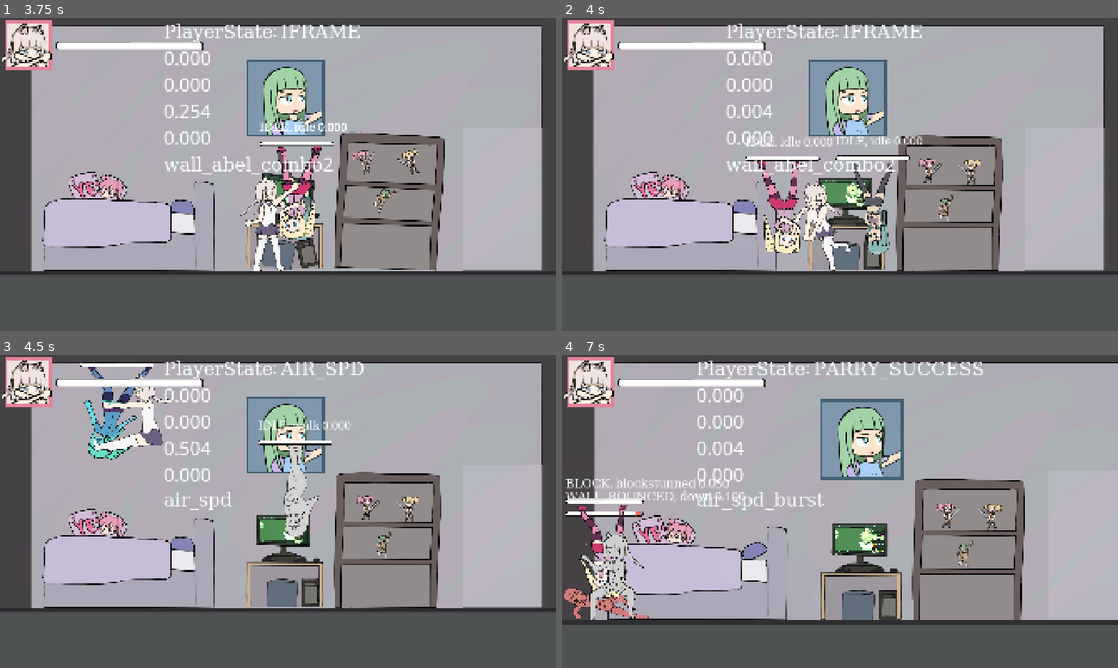
Above: before the commit, frames 1-4 (two rows, left to right).
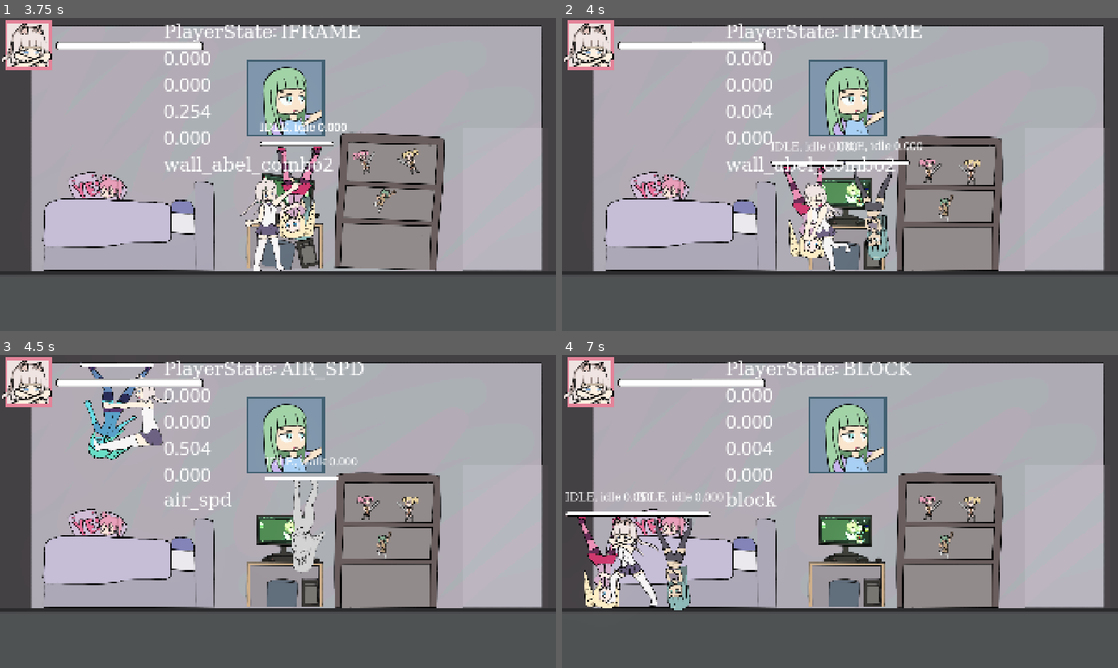
Above: after the commit, the same moments.

Repository: BeatMil/AnimuFight
Game: Godot game, scene res://scenes/stage01.tscn
Same seed, same stepped clock (60 frames per second), same inputs: the game is played once before the commit and once after it. This scene is started directly instead of the project's main scene.
Inputs (mouse positions are in pixels of both pictures, inside the frame that each line leads up to):
- Up to frame 1 (3.75 s): tap Enter (ui_accept) at 0.5, 0.77, 1.52, 3.02 s; move the mouse to (400, 158) at 0.52 s; hold D (right) 0.53-2.03 s; tap U (grab) at 0.6, 1.55, 2.3, 3.05, 3.6 s; click (400, 158) at 0.67 s; move the mouse to (166, 190) at 1.27 s; tap Space (block) at 1.35 s; move the mouse to (333, 105) at 2.02 s; hold A (left) 2.03-2.78 s; hold L (dodge) 2.03-2.78 s; move the mouse to (250, 237) at 2.77 s; hold D (right) from 2.78 s (still down); tap , (execute) at 2.85 s; click (250, 237) at 2.92 s; move the mouse to (444, 221) at 3.52 s
- Up to frame 2 (4 s): keep holding D (right); tap Enter (ui_accept) at 3.77 s
- Up to frame 3 (4.5 s): move the mouse to (111, 464) at 4.27 s; release D (right) at 4.28 s; hold A (left) from 4.28 s (still down); tap J (hp) at 4.35 s
- Up to frame 4 (7 s): tap Enter (ui_accept) at 4.52, 6.02, 6.77 s; tap U (grab) at 4.55, 5.3, 5.85, 6.8 s; move the mouse to (867, 511) at 5.02 s; release A (left) at 5.03 s; hold D (right) 5.03-5.78 s; hold K (lp) 5.03-5.78 s; click (867, 511) at 5.17 s; move the mouse to (756, 433) at 5.77 s; hold A (left) from 5.78 s (still down); move the mouse to (962, 495) at 6.52 s; hold Space (block) from 6.53 s (still down)

Frame 1 is identical in both runs. In frame 2, 3.8% of the frame differs, in the area x 33-65%, y 37-78%; in frame 3, 2.0%; in frame 4, 30%, in the area x 0-100%, y 1-87%.

Commit message:
Fix abel_wall_combo enemy throw range

Diff:
--- a/nodes/player.tscn
+++ b/nodes/player.tscn
@@ -42,6 +42,33 @@
 [ext_resource type="AudioStream" uid="uid://u73y4q7hfepr" path="res://media/sfxs/PunchAttack6.wav" id="38_fw64u"]
 [ext_resource type="AudioStream" uid="uid://b6w8h4ewoy3of" path="res://media/sfxs/PunchAttack3.wav" id="39_3pser"]
 
+[sub_resource type="Animation" id="Animation_df04m"]
+length = 0.001
+tracks/0/type = "value"
+tracks/0/imported = false
+tracks/0/enabled = true
+tracks/0/path = NodePath(".:self_modulate")
+tracks/0/interp = 1
+tracks/0/loop_wrap = true
+tracks/0/keys = {
+"times": PackedFloat32Array(0),
+"transitions": PackedFloat32Array(1),
+"update": 0,
+"values": [Color(1, 1, 1, 1)]
+}
+tracks/1/type = "value"
+tracks/1/imported = false
+tracks/1/enabled = true
+tracks/1/path = NodePath(".:offset")
+tracks/1/interp = 1
+tracks/1/loop_wrap = true
+tracks/1/keys = {
+"times": PackedFloat32Array(0),
+"transitions": PackedFloat32Array(1),
+"update": 0,
+"values": [Vector2(0, 0)]
+}
+
 [sub_resource type="Animation" id="Animation_g1v0p"]
 resource_name = "hitted"
 length = 0.250004
@@ -69,33 +96,6 @@
 "transitions": PackedFloat32Array(1, 1, 1, 1, 1, 1),
 "update": 0,
 "values": [Vector2(-5, -5), Vector2(3, -2), Vector2(-5, -4), Vector2(-3, 0), Vector2(-2, 1), Vector2(0, 0)]
-}
-
-[sub_resource type="Animation" id="Animation_df04m"]
-length = 0.001
-tracks/0/type = "value"
-tracks/0/imported = false
-tracks/0/enabled = true
-tracks/0/path = NodePath(".:self_modulate")
-tracks/0/interp = 1
-tracks/0/loop_wrap = true
-tracks/0/keys = {
-"times": PackedFloat32Array(0),
-"transitions": PackedFloat32Array(1),
-"update": 0,
-"values": [Color(1, 1, 1, 1)]
-}
-tracks/1/type = "value"
-tracks/1/imported = false
-tracks/1/enabled = true
-tracks/1/path = NodePath(".:offset")
-tracks/1/interp = 1
-tracks/1/loop_wrap = true
-tracks/1/keys = {
-"times": PackedFloat32Array(0),
-"transitions": PackedFloat32Array(1),
-"update": 0,
-"values": [Vector2(0, 0)]
 }
 
 [sub_resource type="AnimationLibrary" id="AnimationLibrary_tiirf"]
--- a/scripts/base_character.gd
+++ b/scripts/base_character.gd
@@ -443,9 +443,9 @@
 		self.air_throw_follow_pos = _attacker.give_wall_throw_pos()
 		await get_tree().create_timer(0.32).timeout
 		if _attacker.sprite_2d.flip_h:
-			_push_direct(Vector2(-900, -200))
+			_push_direct(Vector2(-600, -150))
 		else:
-			_push_direct(Vector2(900, -200))
+			_push_direct(Vector2(600, -150))
 		self.air_throw_follow_pos = null
 
 	## Player air grab hits
